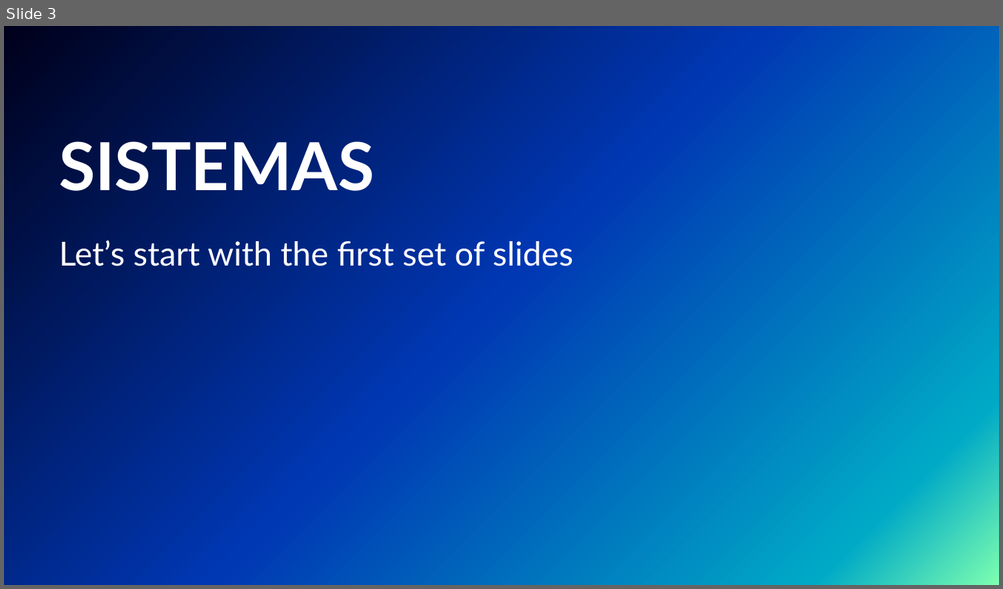
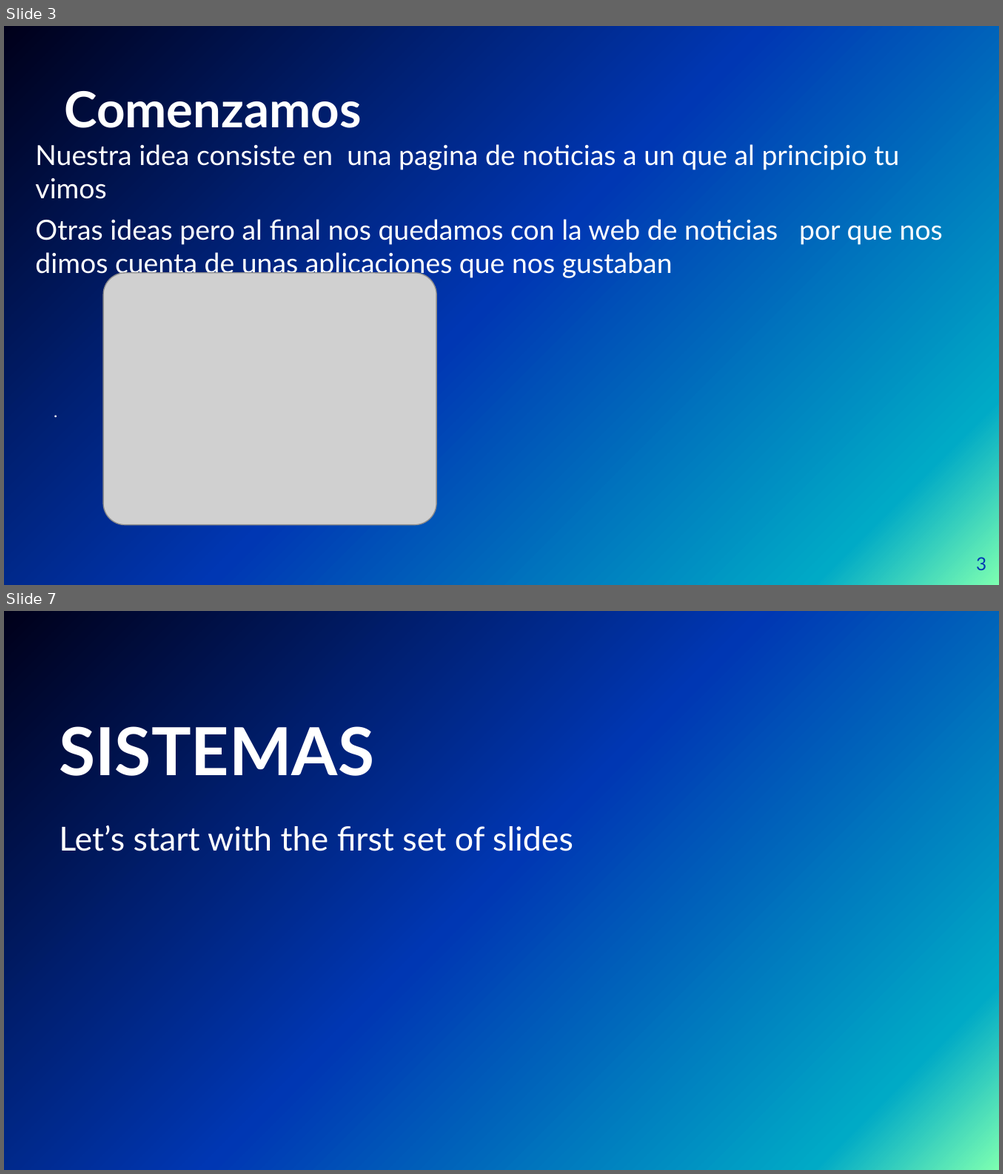
Before and after one commit to Tiinocm/ProyectoIntegrado, a slide deck: carles/presentacion de cronos.pptx. Shown one above the other, each under a label of ours: slide 3 before the commit, slides 3 and 7 after it; the slides between them are not shown. The pictures are 1003x589 and 1003x1174 pixels, drawn with LibreOffice and Linux fonts; fonts in the diff are those of the drawing; grey boxes stand for pictures; background and template pictures are left out. Boxes give left, top, right and bottom in pixels: in the first picture for what was removed or moved away, otherwise in the second. Text is boxed around its words. In the diff, an @@ line names an element or a change of style, - is before the commit and + after.

```diff
--- a/carles/presentacion de cronos.pptx
+++ b/carles/presentacion de cronos.pptx
@@ slide 3 added at [4, 26, 999, 585], background picture (left out) @@
@@ title added at [64, 84, 361, 128], 36 pt, text #FFFFFF, bold @@
+Comenzamos
@@ text added at [35, 144, 942, 278], 20 pt, text #FFFFFF @@
+Nuestra idea consiste en una pagina de noticias a un que al principio tu vimos
+Otras ideas pero al final nos quedamos con la web de noticias por que nos dimos cuenta de unas aplicaciones que nos gustaban
@@ picture added at [103, 272, 437, 526] @@
@@ text added at [54, 401, 709, 526], 12 pt, text #FFFFFF @@
+.
@@ page number added at [976, 557, 986, 571], 13 pt, text #0037B3 @@
+3
@@ what was slide 3 is now slide 7 @@
```
Also in this commit, not shown: 2 slides changed, 4 other slides added, 1 slide removed.
